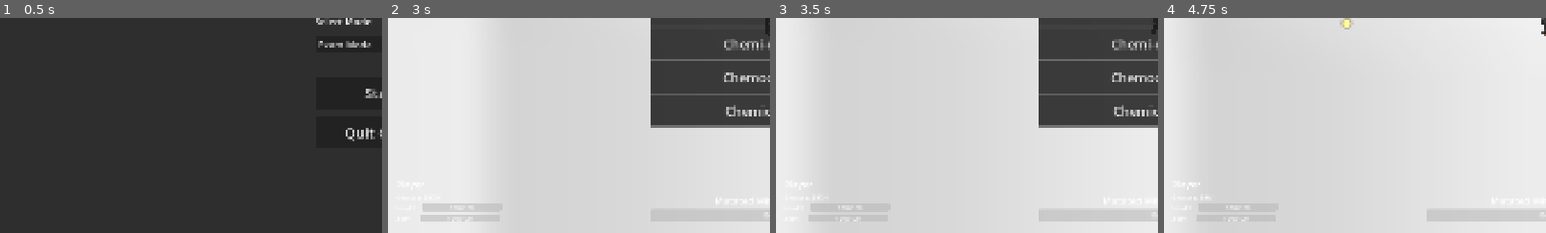
Above: before the commit, frames 1-4 (left to right).
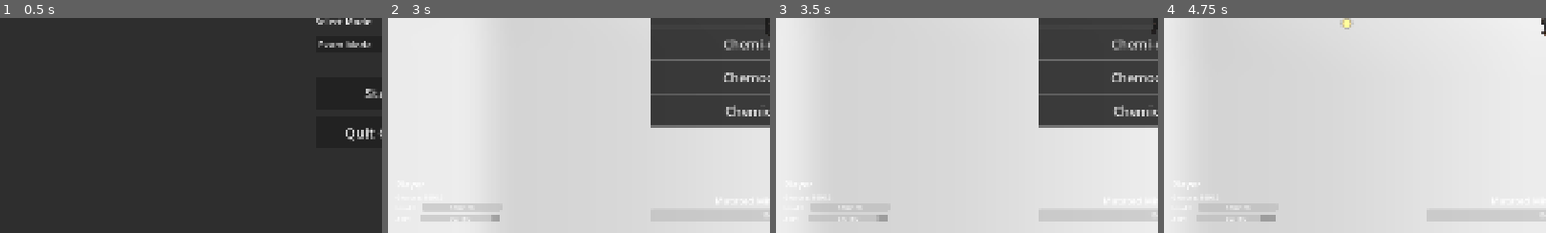
Above: after the commit, the same moments.

Repository: liup215/UnchartedLife
Game: Godot game, scene res://features/bio_blitz/bio_blitz_selection.tscn
Same seed, same stepped clock (60 frames per second), same inputs: the game is played once before the commit and once after it. Sound files missing from this copy of the repository are replaced by a short silence.
Inputs (mouse positions are % of the whole screen's width and height, from its top left):
- Up to frame 1 (0.5 s): no input
- Up to frame 2 (3 s): click "Start" at 0.5 s; tap Enter at 1.25 s; move the mouse to (72, 45) at 1.27 s; hold D (turn_right) 1.28-2.03 s; tap E (enter_vehicle) at 1.35 s; click (72, 45) at 1.42 s; move the mouse to (30, 55) at 2.02 s; hold S (move_backward) 2.03-2.78 s; click (30, 55) at 2.1 s; move the mouse to (60, 28) at 2.77 s; hold D (turn_right) from 2.78 s (still down); right-click (60, 28) at 2.85 s; click (60, 28) at 2.92 s
- Up to frame 3 (3.5 s): keep holding D (turn_right)
- Up to frame 4 (4.75 s): move the mouse to (45, 70) at 3.52 s; release D (turn_right) at 3.53 s; hold W (move_forward) 3.53-4.28 s; tap Shift (shift) at 3.6 s; click (45, 70) at 3.67 s; move the mouse to (80, 65) at 4.27 s; hold A (turn_left) from 4.28 s (still down); tap E (enter_vehicle) at 4.35 s; click (80, 65) at 4.42 s
The pictures show only the part of the screen within x 0-50%, y 50-100%; the shares and areas given below are measured in that part.

Frame 1 is identical in both runs. In frame 2, less than 0.1% of the frame differs, in the area x 16-30%, y 91-95%; in frame 3, 0.1%; in frame 4, 0.2%.
Error after the commit: Invalid access to property or key 'glucose' on a base object of type 'Node (player_data_global.gd)'. (res://ui/hud/hud.gd:127)

Commit message:
feat: Implement game properties and scene management; add new game settings UI

Diff:
--- a/data/definitions/actor_data.gd
+++ b/data/definitions/actor_data.gd
@@ -64,3 +64,16 @@
 # but it will be derived from vehicle stats later.
 func get_move_speed() -> float:
 	return move_speed
+
+func to_dict() -> Dictionary:
+	return {
+		"actor_name": actor_name,
+		"sprite_scale": sprite_scale,
+		"max_hp": max_hp,
+		"collision_radius": collision_radius,
+		"base_metabolic_rate": base_metabolic_rate,
+		"neural_response_speed": neural_response_speed,
+		"muscle_coordination": muscle_coordination,
+		"move_speed": move_speed,
+		"weapons": weapons,
+	}
--- /dev/null
+++ b/data/definitions/game_save_data.gd
@@ -0,0 +1,31 @@
+extends Resource
+class_name GameSaveData
+
+var version: String = ProjectSettings.get_setting("application/config/version", "1.0")
+
+var timestamp: int = 0
+
+# Hold objects directly
+var player_data: PlayerData = null
+var game_properties: GameProperties = null
+
+# For per-node saveable data
+var custom_data: Dictionary = {}
+
+func to_dict() -> Dictionary:
+    return {
+        "version": version,
+        "timestamp": timestamp,
+        "player_data": player_data and player_data.to_dict() or {},
+        "game_properties": game_properties and game_properties.to_dict() or {},
+        "custom_data": custom_data,
+    }
+
+func from_dict(data: Dictionary) -> void:
+    version = data.get("version", version)
+    timestamp = data.get("timestamp", timestamp)
+    if player_data:
+        player_data.from_dict(data.get("player_data", {}))
+    if game_properties:
+        game_properties.from_dict(data.get("game_properties", {}))
+    custom_data = data.get("custom_data", custom_data)
--- a/data/definitions/player_data_global.gd
+++ b/data/definitions/player_data_global.gd
@@ -4,7 +4,21 @@
 extends Node
 
 var player_name: String = "Player"
-var current_slot: String = ""
+var actor_data: ActorData = ActorData.new()
 
-# The player's total glucose, which acts as currency and energy source.
-var glucose: float = 1000.0
+
+func to_dict() -> Dictionary:
+	return {
+		"player_name": player_name,
+		"actor_data": actor_data.to_dict() if actor_data else {},
+	}
+
+func from_dict(data: Dictionary) -> void:
+
+	if data.has("player_name"):
+		player_name = data["player_name"]
+
+	if data.has("actor_data"):
+		if not actor_data:
+			actor_data = ActorData.new()
+		actor_data.from_dict(data["actor_data"])
--- /dev/null
+++ b/data/definitions/world_generating_settings.gd
@@ -0,0 +1,11 @@
+extends Node
+class_name WorldGeneratingSettings
+
+func to_dict() -> Dictionary:
+	return {
+		# Add properties to serialize here
+	}
+
+func from_dict(_data: Dictionary) -> void:
+	# Add properties to deserialize here
+	pass
--- a/project.godot
+++ b/project.godot
@@ -13,6 +13,7 @@
 [application]
 
 config/name="UnchartedLife"
+config/version="0.0.1"
 run/main_scene="uid://6x6cte2n87sn"
 config/features=PackedStringArray("4.5", "Forward Plus")
 
@@ -24,6 +25,8 @@
 MapManager="*res://systems/map_manager.gd"
 InventoryManager="*res://systems/inventory_manager.gd"
 AudioManager="*res://systems/audio_manager.gd"
+SceneManager="*res://systems/scene_manager.gd"
+GameProperties="*res://systems/game_properties.gd"
 
 [display]
 
--- /dev/null
+++ b/systems/game_properties.gd
@@ -0,0 +1,26 @@
+extends Node
+
+# Holds settings for new game creation and starts the game
+
+var current_settings: WorldGeneratingSettings = null
+var TutorialState: Dictionary = {}
+var current_slot : String = ""
+var player_data : PlayerData = null
+
+static func StartNewGame(settings) -> GameProperties:
+    var game = preload("res://systems/game_properties.gd").new()
+    game.current_settings = settings
+    game.TutorialState = {"Enabled": true}
+    return game
+
+func to_dict() -> Dictionary:
+    return {
+        "current_settings": current_settings.to_dict() if current_settings else {},
+        "TutorialState": TutorialState,
+    }
+func from_dict(data: Dictionary) -> void:
+    if data.has("current_settings"):
+        current_settings = WorldGeneratingSettings.new()
+        current_settings.from_dict(data["current_settings"])
+    if data.has("TutorialState"):
+        TutorialState = data["TutorialState"]
--- /dev/null
+++ b/systems/scene_manager.gd
@@ -0,0 +1,20 @@
+extends Node
+
+var QuitOrQuitting: bool = false
+
+func _notification(what):
+	if what == NOTIFICATION_WM_CLOSE_REQUEST:
+		QuitOrQuitting = true
+		get_tree().quit()
+
+func quit_game():
+	QuitOrQuitting = true
+	get_tree().quit()
+
+func SwitchToScene(scene_path):
+	get_tree().change_scene_to_file(scene_path)
+
+func SwitchToSceneInstance(scene_instance):
+	get_tree().root.add_child(scene_instance)
+	get_tree().current_scene.queue_free()
+	get_tree().current_scene = scene_instance
--- a/ui/load_game/load_game_menu.gd
+++ b/ui/load_game/load_game_menu.gd
@@ -29,7 +29,7 @@
         slots_container.add_child(button)
 
 func _on_slot_pressed(slot_id: String):
-    PlayerData.current_slot = slot_id
+    GameProperties.current_slot = slot_id
     if SaveManager.load_game(slot_id):
         get_tree().change_scene_to_file("res://main.tscn")
     else:
--- a/ui/main_menu/main_menu.gd
+++ b/ui/main_menu/main_menu.gd
@@ -6,47 +6,141 @@
 @onready var options_button = $CenterContainer/VBoxContainer/MenuButtons/OptionsButton
 @onready var credits_button = $CenterContainer/VBoxContainer/MenuButtons/CreditsButton
 @onready var quit_button = $CenterContainer/VBoxContainer/MenuButtons/QuitButton
+@onready var new_game_settings = $NewGameSettings
+
+# Timer for checking startup success
+var timerForStartupSuccess: float = 0.0
+var startupSuccessChecked: bool = false
+const STARTUP_SUCCESS_DELAY: float = 2.0 # Seconds to wait before checking success
 
 func _ready():
-    new_game_button.pressed.connect(_on_new_game_pressed)
-    continue_button.pressed.connect(_on_continue_pressed)
-    load_game_button.pressed.connect(_on_load_game_pressed)
-    options_button.pressed.connect(_on_options_pressed)
-    credits_button.pressed.connect(_on_credits_pressed)
-    quit_button.pressed.connect(_on_quit_pressed)
+	# 1. Exit Check
+	if SceneManager.QuitOrQuitting:
+		return
 
-    # Disable buttons if no save files exist
-    var has_saves = SaveManager.has_any_save_file()
-    continue_button.disabled = not has_saves
-    load_game_button.disabled = not has_saves
+	# Force unpause and input mode
+	get_tree().paused = false
+	Input.set_mouse_mode(Input.MOUSE_MODE_VISIBLE)
+
+	# 2. Menu Initialization
+	RunMenuSetup()
+
+	# 3. Intro Logic (Skipped for now, directly to menu)
+	OnIntroEnded()
+
+	# 4. Fetch News
+	FetchNews()
+
+func RunMenuSetup():
+	# Initialize buttons
+	new_game_button.pressed.connect(_on_new_game_pressed)
+	continue_button.pressed.connect(_on_continue_pressed)
+	load_game_button.pressed.connect(_on_load_game_pressed)
+	options_button.pressed.connect(_on_options_pressed)
+	credits_button.pressed.connect(_on_credits_pressed)
+	quit_button.pressed.connect(_on_quit_pressed)
+
+	# Disable buttons if no save files exist
+	var has_saves = SaveManager.has_any_save_file()
+	continue_button.disabled = not has_saves
+	load_game_button.disabled = not has_saves
+
+	# Check Graphics/System info (Stub)
+	CheckSystemInfo()
+
+	# Check Store/Patch notes status (Stub)
+	CheckStoreStatus()
+
+func OnIntroEnded():
+	# Play fade-in animation (Stub)
+	# Show main menu container (Already visible)
+
+	# Notify disk cache / Trigger GC
+	# In Godot, we can't explicitly trigger GC in the same way as Unity,
+	# but we can ensure resources are managed.
+	pass
+
+func _process(delta):
+	if not startupSuccessChecked:
+		timerForStartupSuccess += delta
+		if timerForStartupSuccess >= STARTUP_SUCCESS_DELAY:
+			CheckStartupSuccess()
+			startupSuccessChecked = true
+
+func CheckStartupSuccess():
+	# Check Safe Mode (Stub)
+	# Report Startup Success (Stub)
+	print("Startup checks completed successfully.")
+
+	# Check Performance (Stub)
+	WarnAboutLowPerformance()
+
+func FetchNews():
+	# Placeholder for fetching news
+	print("Fetching news...")
+	# In a real implementation, this would make an HTTP request
+	# await get_tree().create_timer(1.0).timeout
+	# print("News fetched.")
+
+# --- Helper Stubs ---
+
+func CheckSystemInfo():
+	var rendering_device = RenderingServer.get_video_adapter_name()
+	print("Graphics Adapter: ", rendering_device)
+	# Logic to warn about specific drivers could go here
+
+func CheckStoreStatus():
+	# Logic to check Steam/Itch status
+	pass
+
+func WarnAboutLowPerformance():
+	var fps = Engine.get_frames_per_second()
+	if fps < 30 and fps > 0:
+		print("Warning: Low performance detected in menu.")
+
+# --- Button Callbacks ---
 
 func _on_new_game_pressed():
-    # Go to the character creation screen
-    get_tree().change_scene_to_file("res://ui/character_creation/character_creation.tscn")
+	# Play button sound (stub)
+	# Hide main menu and open new game settings
+	if new_game_settings:
+		new_game_settings.OpenFromMainMenu(self)
+		new_game_settings.game_started.connect(_on_new_game_confirmed)
+	else:
+		print("NewGameSettings node not found.")
+
+
+func _on_new_game_confirmed(settings):
+	# Called when NewGameSettings emits game_started
+	OnEnteringGame(true)
+	GameProperties.StartNewGame(settings)
 
 func _on_continue_pressed():
-    # Load the most recent save file
-    var latest_slot = SaveManager.get_latest_slot_id()
-    if not latest_slot.is_empty():
-        PlayerData.current_slot = latest_slot
-        if SaveManager.load_game(latest_slot):
-            get_tree().change_scene_to_file("res://main.tscn")
-        else:
-            print("Error loading latest save file.")
-    else:
-        # Should not happen if button is disabled
-        print("No save file found to continue.")
+	var latest_slot = SaveManager.get_latest_slot_id()
+	if not latest_slot.is_empty():
+		PlayerData.current_slot = latest_slot
+		if SaveManager.load_game(latest_slot):
+			OnEnteringGame(false)
+			get_tree().change_scene_to_file("res://main.tscn")
+		else:
+			print("Error loading latest save file.")
+	else:
+		print("No save file found to continue.")
 
 func _on_load_game_pressed():
-    get_tree().change_scene_to_file("res://ui/load_game/load_game_menu.tscn")
+	get_tree().change_scene_to_file("res://ui/load_game/load_game_menu.tscn")
 
 func _on_options_pressed():
-    print("Options button pressed")
-    # This will eventually open an options menu
+	print("Options button pressed")
 
 func _on_credits_pressed():
-    print("Credits button pressed")
-    # This will eventually show a credits screen
+	print("Credits button pressed")
 
 func _on_quit_pressed():
-    get_tree().quit()
+	SceneManager.quit_game()
+
+func OnEnteringGame(is_new_game: bool):
+	# Disable cheats (Stub)
+	# Clear last save time (Stub)
+	# Report achievements (Stub)
+	print("Entering game. New game: ", is_new_game)
--- a/ui/main_menu/main_menu.tscn
+++ b/ui/main_menu/main_menu.tscn
@@ -1,6 +1,7 @@
-[gd_scene load_steps=2 format=3 uid="uid://bkx9y8w7v6u5t"]
+[gd_scene load_steps=3 format=3 uid="uid://bkyay8w7v6u5t"]
 
-[ext_resource type="Script" path="res://ui/main_menu/main_menu.gd" id="1_abcde"]
+[ext_resource type="Script" uid="uid://ehanq4r0n2fb" path="res://ui/main_menu/main_menu.gd" id="1_abcde"]
+[ext_resource type="PackedScene" uid="uid://b7gm8qlmspc6k" path="res://ui/main_menu/new_game_settings.tscn" id="2_mu8pm"]
 
 [node name="MainMenu" type="Control"]
 layout_mode = 3
@@ -66,6 +67,9 @@
 layout_mode = 2
 text = "Quit"
 
+[node name="NewGameSettings" parent="." instance=ExtResource("2_mu8pm")]
+layout_mode = 1
+
 [node name="VersionLabel" type="Label" parent="."]
 layout_mode = 1
 anchors_preset = 2
--- /dev/null
+++ b/ui/main_menu/new_game_settings.gd
@@ -0,0 +1,52 @@
+extends Control
+
+signal game_started(settings)
+
+@onready var difficulty_dropdown = $Panel/VBoxContainer/DifficultyDropdown
+@onready var seed_line_edit = $Panel/VBoxContainer/SeedLineEdit
+@onready var start_button = $Panel/VBoxContainer/StartButton
+@onready var back_button = $Panel/VBoxContainer/BackButton
+
+var main_menu_ref = null
+
+func OpenFromMainMenu(main_menu=null):
+	main_menu_ref = main_menu
+	visible = true
+	if main_menu_ref:
+		main_menu_ref.visible = false
+
+func Exit():
+	visible = false
+	if main_menu_ref:
+		main_menu_ref.visible = true
+
+func _ready():
+	start_button.pressed.connect(OnConfirmPressed)
+	back_button.pressed.connect(Exit)
+	# Populate difficulty dropdown
+	difficulty_dropdown.clear()
+	difficulty_dropdown.add_item("Easy")
+	difficulty_dropdown.add_item("Normal")
+	difficulty_dropdown.add_item("Hard")
+	difficulty_dropdown.selected = 1
+
+func OnConfirmPressed():
+	StartGame()
+
+func StartGame():
+	var settings = GetGameSettings()
+
+	var world_scene = load("res://world/game_world.tscn")
+	var world_instance = world_scene.instance()
+
+	var game_properties = load("res://systems/game_properties.gd")
+
+	world_instance.current_game = game_properties.StartNewGame(settings)
+
+	SceneManager.SwitchToSceneInstance(world_instance)
+
+func GetGameSettings() -> WorldGeneratingSettings:
+	var settings = WorldGeneratingSettings.new()
+	settings.Difficulty = difficulty_dropdown.get_item_text(difficulty_dropdown.selected)
+	settings.Seed = seed_line_edit.text
+	return settings
--- /dev/null
+++ b/ui/main_menu/new_game_settings.tscn
@@ -0,0 +1,40 @@
+[gd_scene format=3 uid="uid://b7gm8qlmspc6k"]
+
+[node name="NewGameSettings" type="Control"]
+visible = false
+layout_mode = 3
+anchors_preset = 15
+anchor_right = 1.0
+anchor_bottom = 1.0
+grow_horizontal = 2
+grow_vertical = 2
+
+[node name="Panel" type="Panel" parent="."]
+layout_mode = 0
+anchor_left = 0.3
+anchor_top = 0.2
+anchor_right = 0.7
+anchor_bottom = 0.8
+
+[node name="VBoxContainer" type="VBoxContainer" parent="Panel"]
+layout_mode = 0
+anchor_left = 0.1
+anchor_top = 0.1
+anchor_right = 0.9
+anchor_bottom = 0.9
+
+[node name="DifficultyDropdown" type="OptionButton" parent="Panel/VBoxContainer"]
+layout_mode = 2
+size_flags_horizontal = 3
+
+[node name="SeedLineEdit" type="LineEdit" parent="Panel/VBoxContainer"]
+layout_mode = 2
+placeholder_text = "Seed (optional)"
+
+[node name="StartButton" type="Button" parent="Panel/VBoxContainer"]
+layout_mode = 2
+text = "Start Game"
+
+[node name="BackButton" type="Button" parent="Panel/VBoxContainer"]
+layout_mode = 2
+text = "Back"
--- /dev/null
+++ b/world/game_world.gd
@@ -0,0 +1,3 @@
+extends Node2D
+
+@export var current_game: GameProperties
--- /dev/null
+++ b/world/game_world.tscn
@@ -0,0 +1,6 @@
+[gd_scene load_steps=2 format=3 uid="uid://bl71k1b01t12c"]
+
+[ext_resource type="Script" uid="uid://cqo3ypva8isgx" path="res://world/game_world.gd" id="1_6pv37"]
+
+[node name="GameWorld" type="Node2D"]
+script = ExtResource("1_6pv37")
Not shown, added: data/definitions/game_save_data.gd.uid
Not shown, added: data/definitions/world_generating_settings.gd.uid
Not shown, added: systems/game_properties.gd.uid
Not shown, added: systems/scene_manager.gd.uid
Not shown, added: ui/main_menu/new_game_settings.gd.uid
Not shown, added: world/game_world.gd.uid
